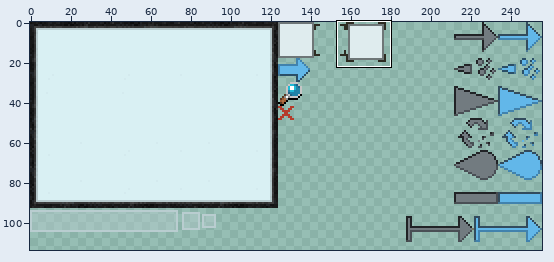
A sprite sheet gets an edit: F32-1.19.2/assets/ic2/textures/gui_sprites/items/wiki/book_components.png. Above, an overview of the earlier version with the close-up marked.
Close-up. Before:
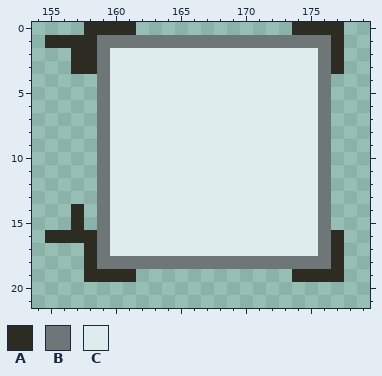
The file is 256x256 pixels. Colours within 5 levels of each other are drawn and written as one. Shown: x 154..179, y 0..21. The wide view leaves out empty margins. The commit also changed other parts of the picture, which this record leaves out.
Palette (. is transparent): A #2d2c22  B #6e7677  C #dfecee
The result:
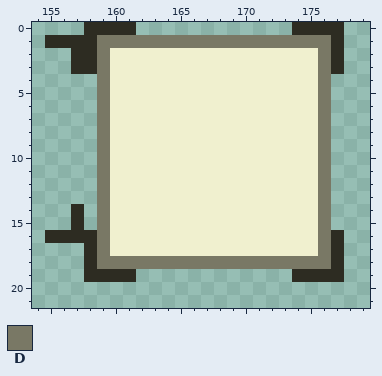
Colours new in this view: D #797865
The edit:
colour C: #dfecee -> #f0f0cf
Changed rows in their new state; - is a pixel that keeps its letter.
first column x 159:
 1 DDDDDDDDDDDDDDDDDD
 2 D----------------D
 3 D----------------D
 4 D----------------D
 5 D----------------D
 6 D----------------D
 7 D----------------D
 8 D----------------D
 9 D----------------D
10 D----------------D
11 D----------------D
12 D----------------D
13 D----------------D
14 D----------------D
15 D----------------D
16 D----------------D
17 D----------------D
18 DDDDDDDDDDDDDDDDDD
Changed places in both close-ups, as pixel boxes (x1, y1, x2, y2):
changed: (97, 35, 331, 269)
